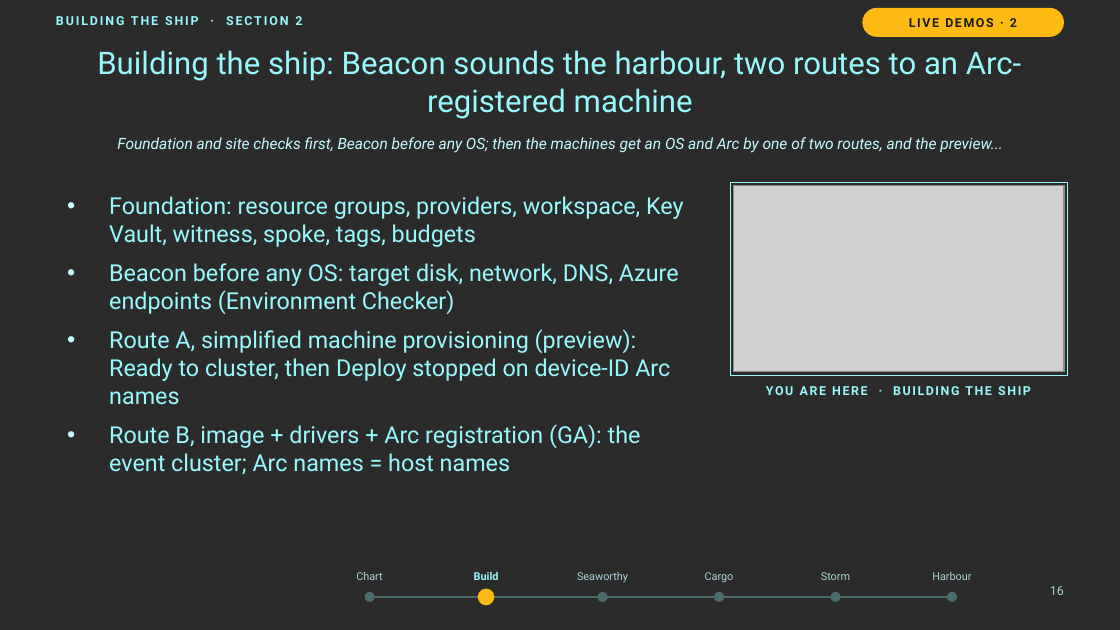
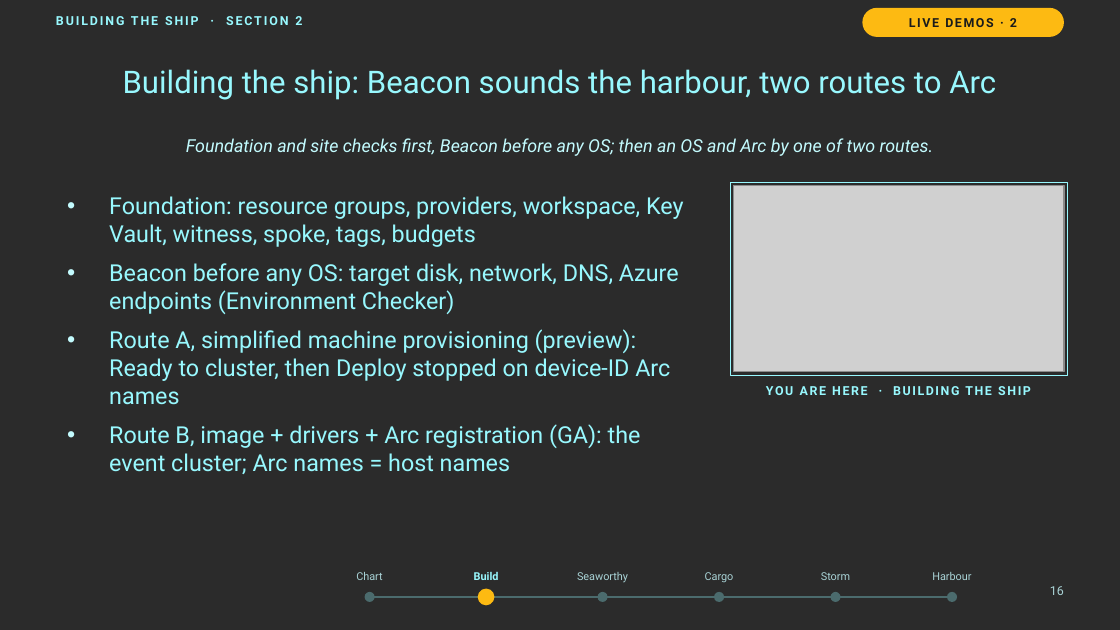
Before and after one commit to thisismydemo/nic2026_azl, a slide deck: slide 16 of presentation/Azure_Local_Discovery_to_Day2_NIC2026.pptx. Drawn at 1120x630 pixels with LibreOffice and Linux fonts; fonts in the diff are those of the drawing; grey boxes stand for pictures; background and template pictures are left out; a plain dark background stands for a picture behind light text. Boxes give left, top, right and bottom in pixels: in the first picture for what was removed or moved away, otherwise in the second. Text is boxed around its words. In the diff, an @@ line names an element or a change of style, - is before the commit and + after.

```diff
--- a/presentation/Azure_Local_Discovery_to_Day2_NIC2026.pptx
+++ b/presentation/Azure_Local_Discovery_to_Day2_NIC2026.pptx
@@ title at [123,69,996,100]: text changed @@
-Building the ship: Beacon sounds the harbour, two routes to an Arc-registered machine
+Building the ship: Beacon sounds the harbour, two routes to Arc
@@ text at [186,138,934,156]: text changed; size 10 to 11.5 pt @@
-Foundation and site checks first, Beacon before any OS; then the machines get an OS and Arc by one of two routes, and the preview...
+Foundation and site checks first, Beacon before any OS; then an OS and Arc by one of two routes.
```
Also in this commit, not shown: 22 other slides changed, 1 slide added, 29 other files.
